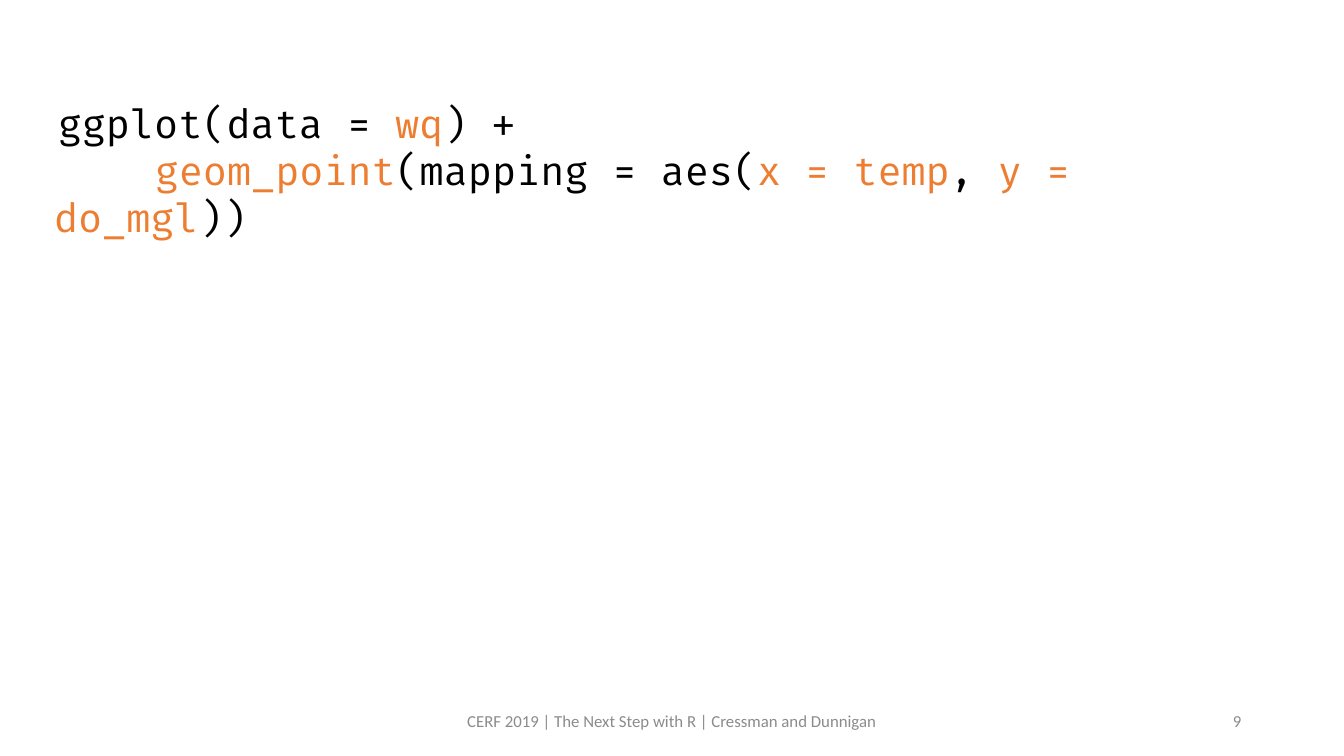
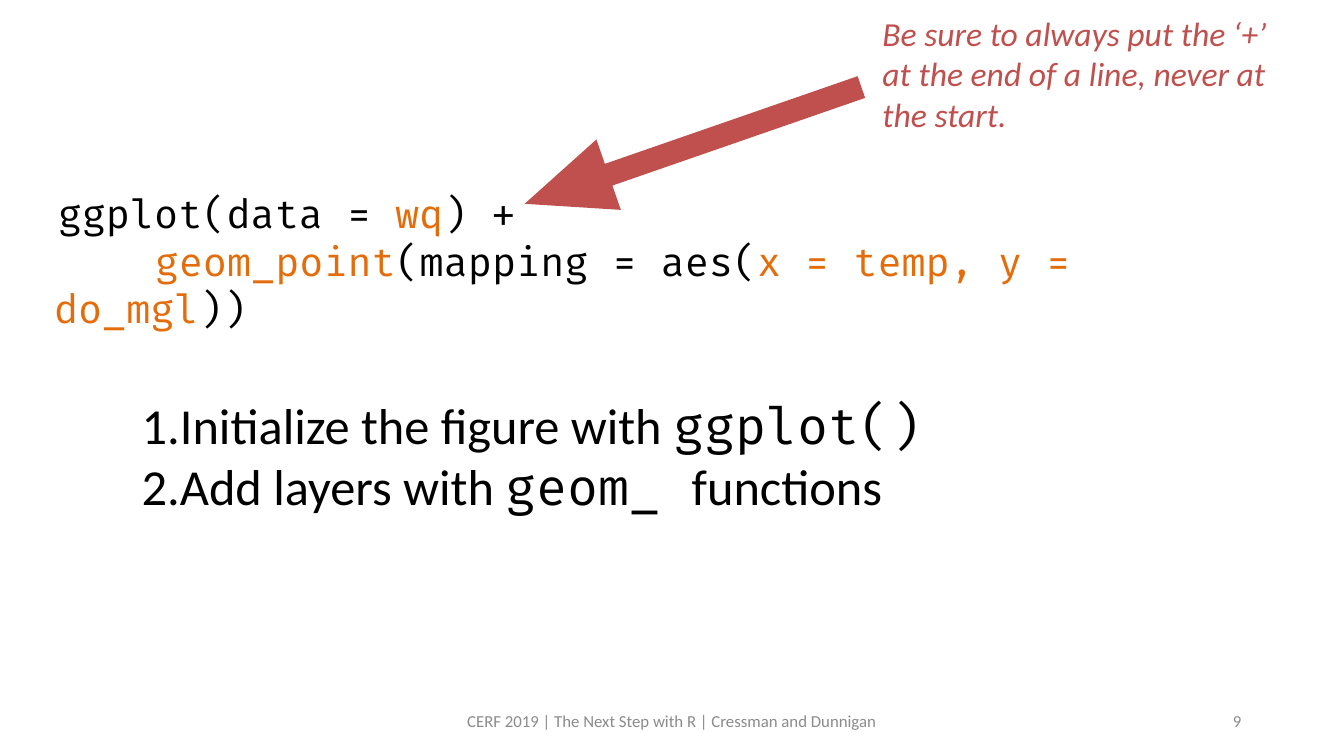
Before and after one commit to swmpkim/2019_CERF, a slide deck: slide 9 of slides/01_Visualize.pptx. Drawn at 1344x756 pixels with LibreOffice and Linux fonts; fonts in the diff are those of the drawing. Boxes give left, top, right and bottom in pixels: in the first picture for what was removed or moved away, otherwise in the second. Text is boxed around its words. In the diff, an @@ line names an element or a change of style, - is before the commit and + after.

```diff
--- a/slides/01_Visualize.pptx
+++ b/slides/01_Visualize.pptx
@@ text added at <box>882,22,1266,128</box>, 24 pt, text #C0504D, italic @@
+Be sure to always put the ‘+’ at the end of a line, never at the start.
@@ right arrow added at <box>514,53,872,237</box>, fill #C0504D, outline #C0504D 1 pt @@
@@ text "ggplot(data = wq) +": place and size @@
-text "ggplot(data = wq) +" at <box>54,106,1022,241</box>
+text "ggplot(data = wq) +" at <box>54,197,1022,332</box>
@@ text "ggplot(data = wq) +" at <box>54,197,1022,332</box>: text colour #ED7D31 to #E46C0A in "wq)", "geom_point(mapping aes(x = temp, y = do_mgl))"; text colour #000000 to #E46C0A in "temp," @@
@@ text added at <box>142,404,922,516</box>, 36 pt, text #000000 @@
+1. Initialize the figure with ggplot()
+2. Add layers with geom_ functions
```
Also in this commit, not shown: 5 other slides changed, 16 slides added, 1 other file.
